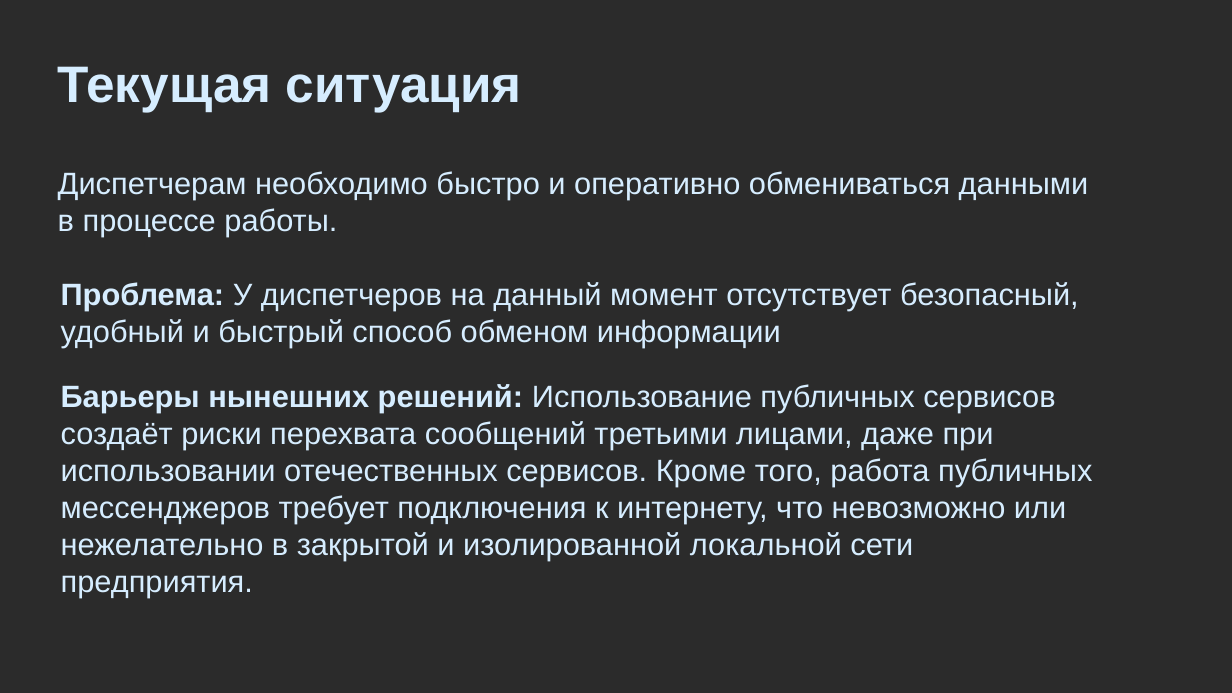
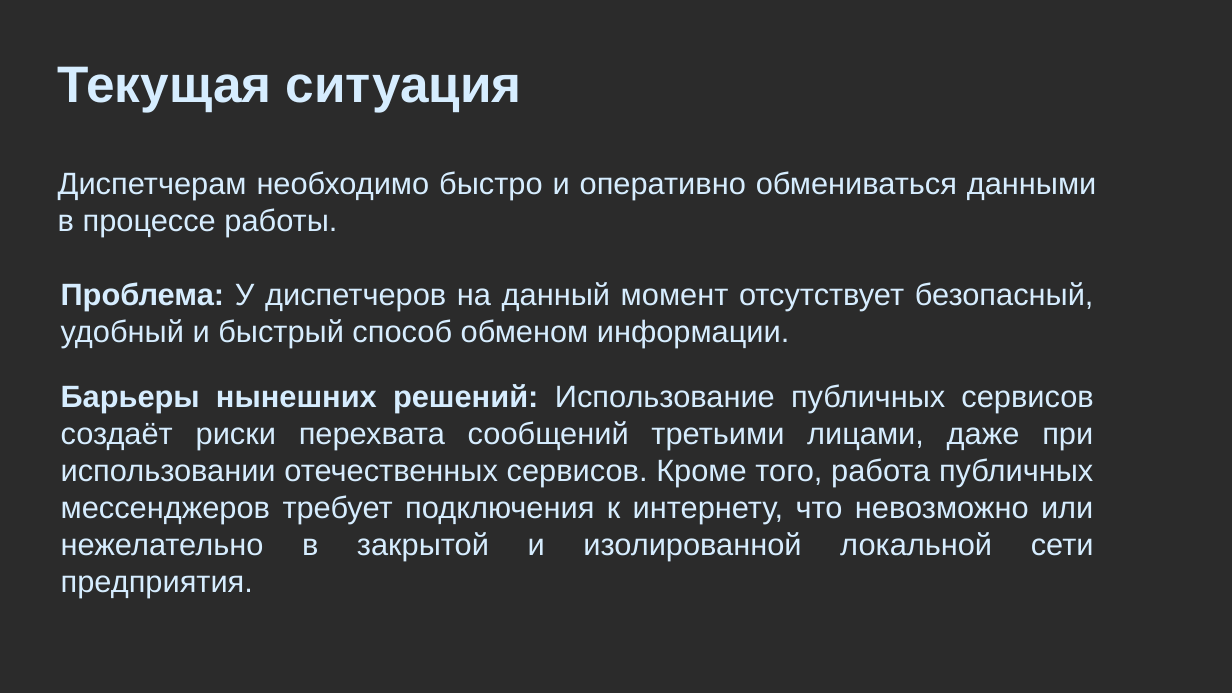
Before and after one commit to finaslo/Cypher-Comm, a slide deck: slide 2 of Презентация_Шифр-Связь.pptx. Drawn at 1232x693 pixels with LibreOffice and Linux fonts; fonts in the diff are those of the drawing; background and template pictures are left out; a plain dark background stands for a picture behind light text. Boxes give left, top, right and bottom in pixels: in the first picture for what was removed or moved away, otherwise in the second. Text is boxed around its words. In the diff, an @@ line names an element or a change of style, - is before the commit and + after.

```diff
--- a/Презентация_Шифр-Связь.pptx
+++ b/Презентация_Шифр-Связь.pptx
@@ text "Диспетчерам необходимо быстро и оперативно ..." at [58, 171, 1097, 236]: alignment left to justified @@
@@ text at [61, 282, 1094, 347]: text changed @@
-Проблема: У диспетчеров на данный момент отсутствует безопасный, удобный и быстрый способ обменом информации
+Проблема: У диспетчеров на данный момент отсутствует безопасный, удобный и быстрый способ обменом информации.
@@ text "Барьеры нынешних решений: Использование публичных ..." at [61, 384, 1094, 597]: alignment left to justified @@
```
Also in this commit, not shown: 7 other slides changed.
